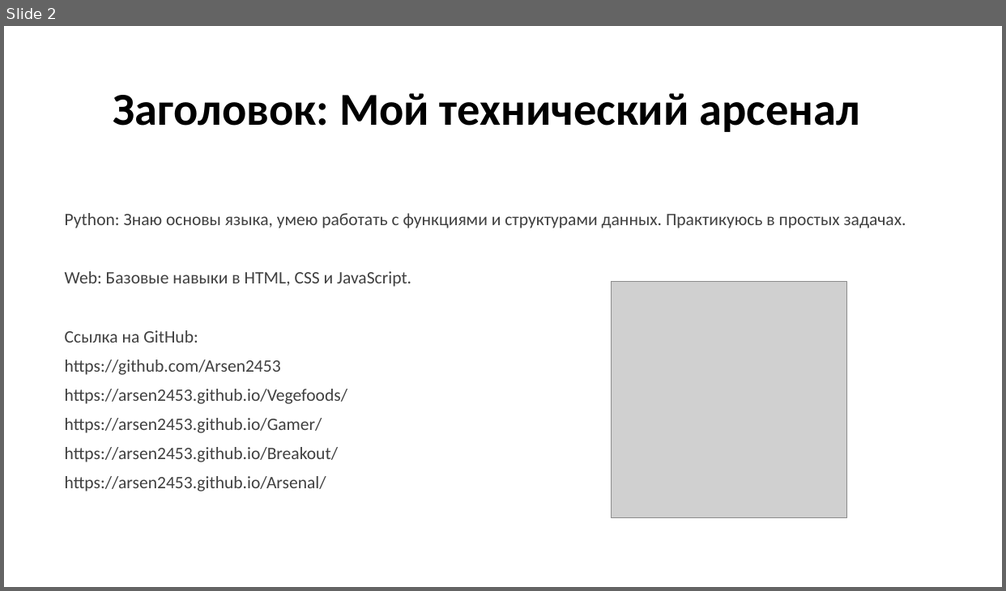
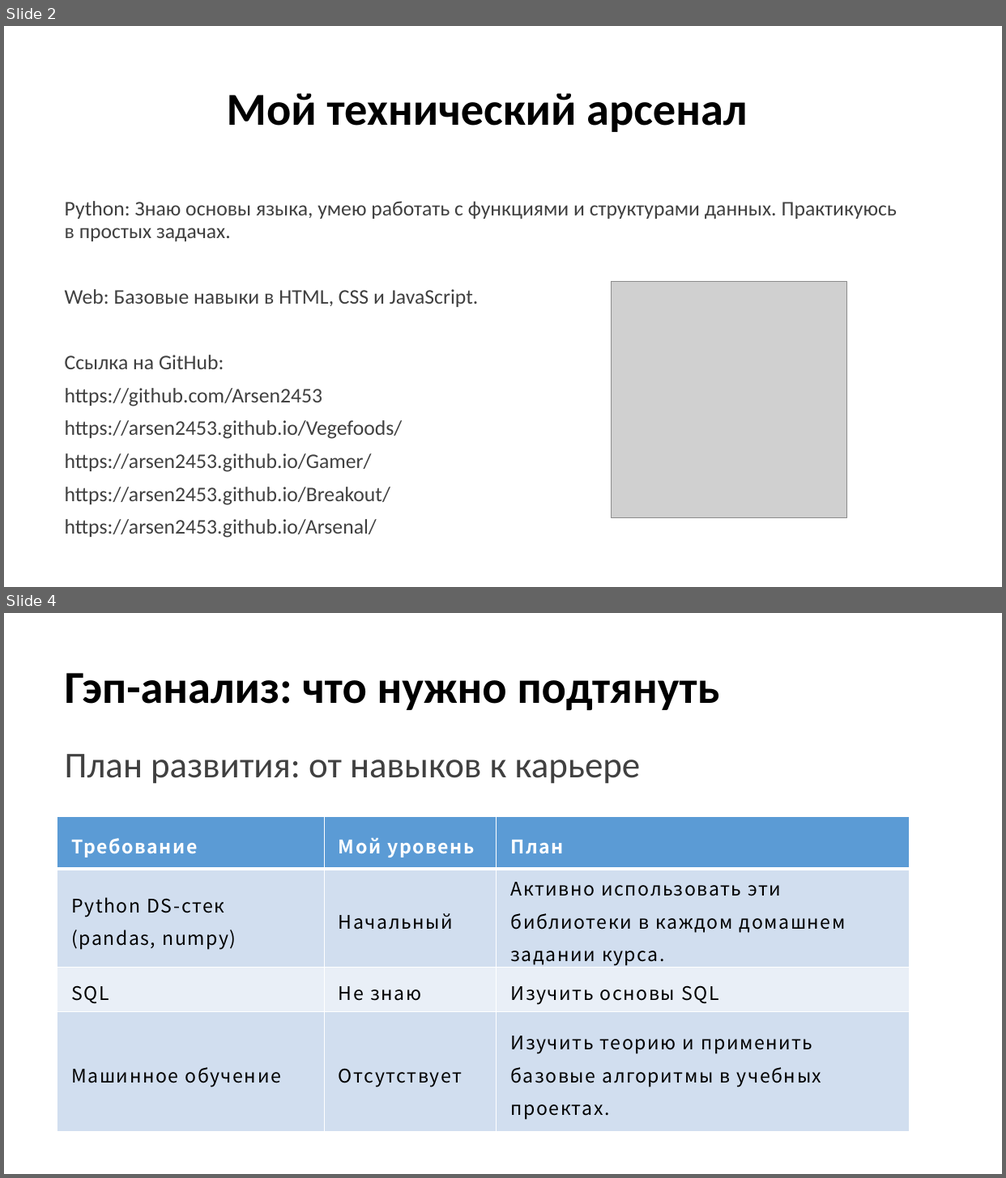
Before and after one commit to Arsen2453/Data-Science, a slide deck: HW1_Trajectory_Almazov_Arsen.pptx. Shown one above the other, each under a label of ours: slide 2 before the commit, slides 2 and 4 after it; the slides between them are not shown. The pictures are 1006x591 and 1006x1178 pixels, drawn with LibreOffice and Linux fonts; fonts in the diff are those of the drawing; grey boxes stand for pictures. Boxes give left, top, right and bottom in pixels: in the first picture for what was removed or moved away, otherwise in the second. Text is boxed around its words. In the diff, an @@ line names an element or a change of style, - is before the commit and + after.

```diff
--- a/HW1_Trajectory_Almazov_Arsen.pptx
+++ b/HW1_Trajectory_Almazov_Arsen.pptx
@@ slide 4 added at (x1=4, y1=613, x2=1002, y2=1174), background #FFFFFF @@
@@ title added at (x1=65, y1=673, x2=720, y2=710), 44 pt, text #000000, bold @@
+Гэп-анализ: что нужно подтянуть
@@ text added at (x1=65, y1=754, x2=641, y2=784), 35 pt, text #404040 @@
+План развития: от навыков к карьере
@@ table added at (x1=57, y1=816, x2=910, y2=1122), 4 rows, 3 columns @@
+Требование | Мой уровень | План
+Python DS-стек (pandas, numpy) | Начальный | Активно использовать эти библиотеки в каждом домашнем задании курса.
+SQL | Не знаю | Изучить основы SQL
+Машинное обучение | Отсутствует | Изучить теорию и применить базовые алгоритмы в учебных проектах.
@@ slide 2 changed as well @@
@@ title at (x1=227, y1=93, x2=747, y2=132): text changed @@
-Заголовок: Мой технический арсенал
+Мой технический арсенал
@@ text "Python: Знаю основы языка, умею ..." at (x1=65, y1=201, x2=897, y2=538): size 16.8 to 20 pt @@
```
Also in this commit, not shown: 1 other slide changed, 2 other slides added, 1 slide removed.
